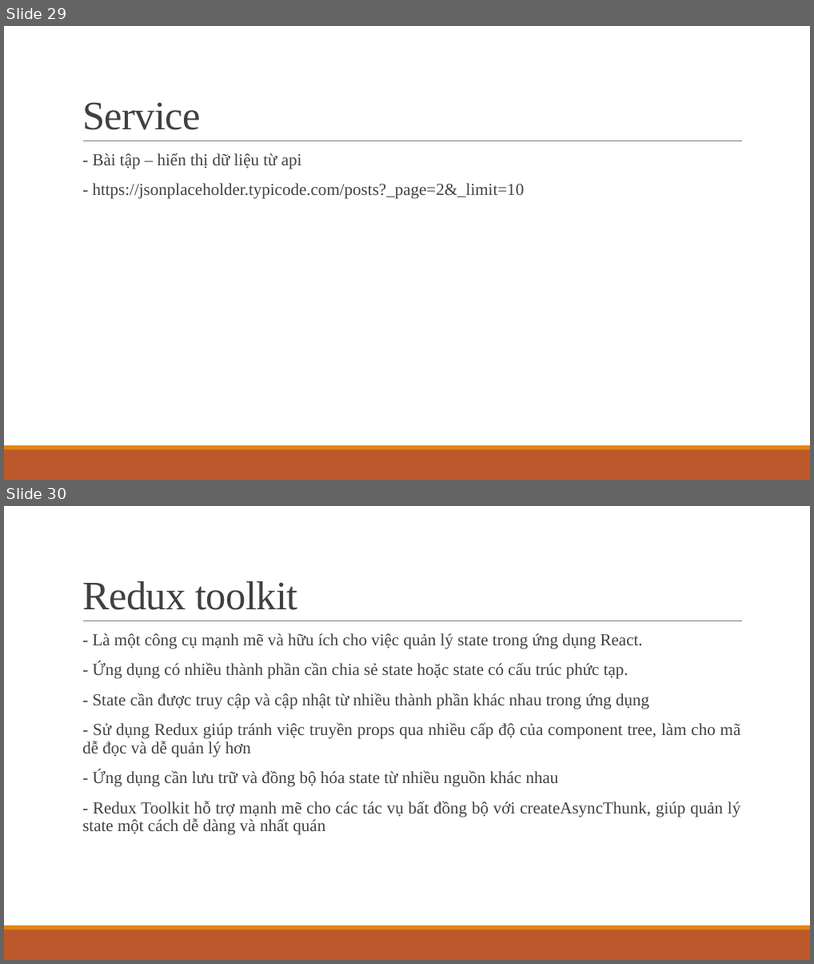
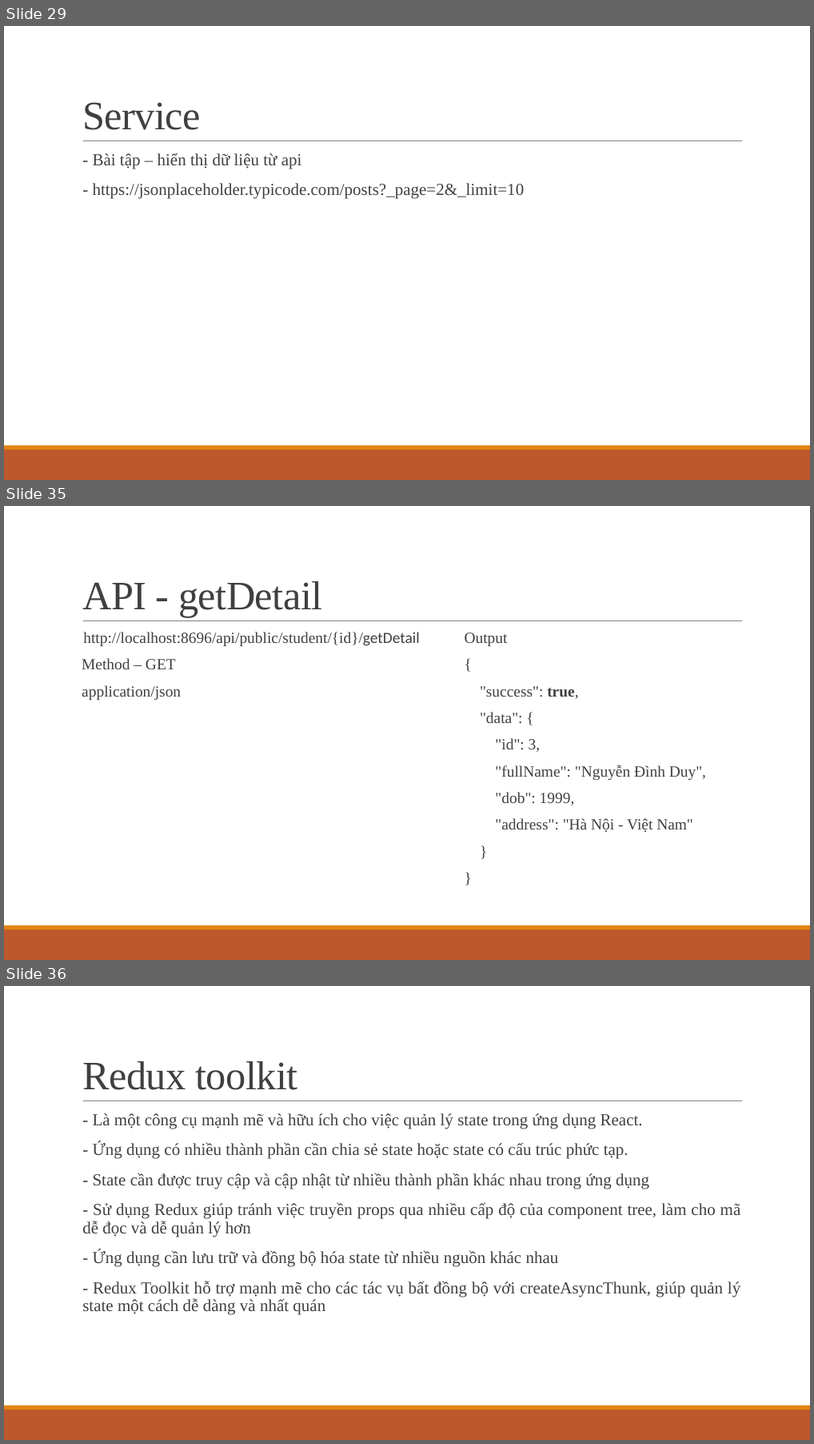
Before and after one commit to ddinhftieens/tranning-react, a slide deck: react_ts.pptx. Shown one above the other, each under a label of ours: slides 29 and 30 before the commit, slides 29, 35 and 36 after it; the slides between them are not shown. The pictures are 814x964 and 814x1444 pixels, drawn with LibreOffice and Linux fonts; fonts in the diff are those of the drawing. Boxes give left, top, right and bottom in pixels: in the first picture for what was removed or moved away, otherwise in the second. Text is boxed around its words. In the diff, an @@ line names an element or a change of style, - is before the commit and + after.

```diff
--- a/react_ts.pptx
+++ b/react_ts.pptx
@@ slide 35 added at [4,506,810,960], background #FFFFFF; not listed: 3 template elements that a slide beside it also shows @@
@@ title added at [82,581,322,618], 48 pt, text #404040 @@
+API - getDetail
@@ text added at [82,632,420,700], 18.5 pt, text #404040 @@
+http://localhost:8696/api/public/student/{id}/getDetail
+  Method – GET
+  application/json
@@ text added at [465,632,706,832], 18.5 pt, text #404040 @@
+  Output
+  {
+  "success": true,
+  "data": {
+  "id": 3,
+  "fullName": "Nguyễn Đình Duy",
+  "dob": 1999,
+  "address": "Hà Nội - Việt Nam"
+  }
+  }
@@ what was slide 30 is now slide 36 @@
```
Also in this commit, not shown: 5 other slides added, 6 other files.
